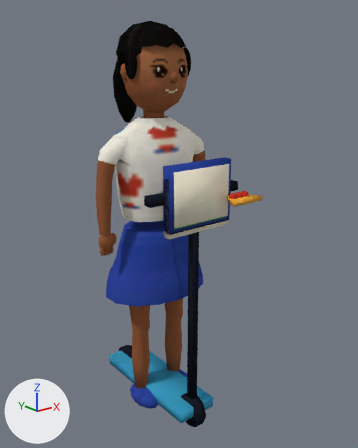
Two versions of the Blender file assets/maya/maya.blend, one commit apart.
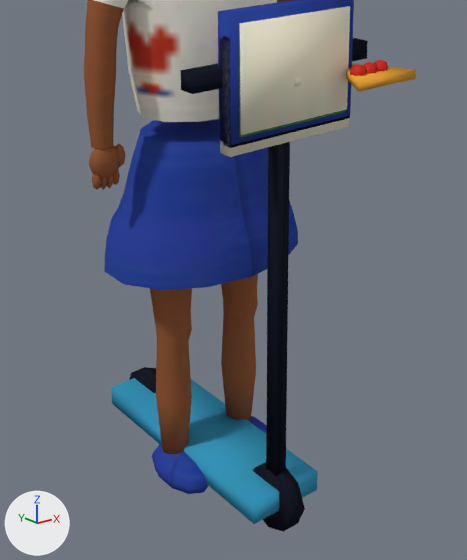
There are two pictures of each version: one whole from a 50 mm camera at (-0.991, -1.373, 1.244) aimed at (0.058, -0.062, 0.72), one close up on the part from 15% to 80% of the width and 36% to 99% of the height. Arrows for +X, +Y and +Z are at lower left; the lights stay in place. The last two pictures show the newer version.

In view in the first close-up: 'Maya'.
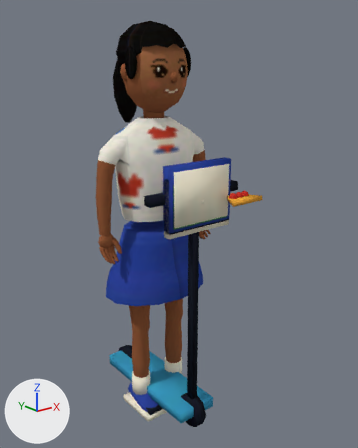
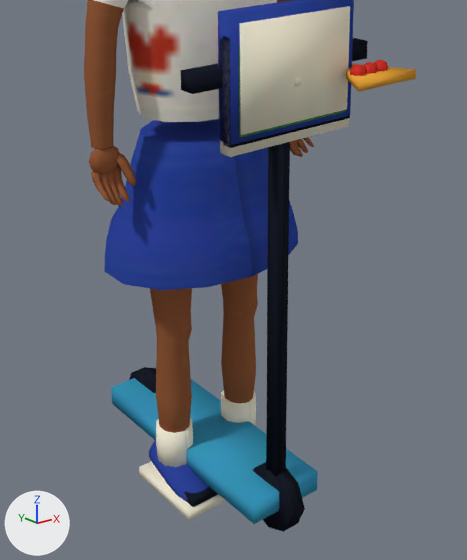
Changed parts and their boxes [x1, y1, x2, y2] in the close-ups (467 x 560 px; the box of a moved part takes in the faces that stretch with it):
part 1 of me_maya_seamless_shirt_shoulders_arms, added
    after: [139, 461, 226, 520]
part 2 of me_maya_seamless_shirt_shoulders_arms, added
    after: [184, 486, 218, 507]
part 3 of me_maya_seamless_shirt_shoulders_arms, rebuilt (not visible afterwards)
    before: [249, 416, 267, 433]
part 4 of me_maya_seamless_shirt_shoulders_arms, rebuilt (7% wider, 19% taller)
    before: [152, 442, 208, 494]
    after: [149, 441, 209, 503]
part 5 of me_maya_seamless_shirt_shoulders_arms, moved or reshaped
    before: [89, 144, 126, 190]
    after: [91, 153, 136, 206]
part 6 of me_maya_seamless_shirt_shoulders_arms, moved or reshaped (not visible before)
    after: [290, 137, 314, 157]
part 7 of me_maya_seamless_shirt_shoulders_arms, added
    after: [156, 391, 256, 467]

Edits to the bpy script that builds the scene:
```text
Change me_maya_seamless_shirt_shoulders_arms:
    used by ob_maya; location = (0.0, 0.0, 0.0)
    remove me_maya_seamless_shirt_shoulders_arms.from_pydata(...)  # 1467 vertices, 1454 faces; spans x -0.234..0.234, y -0.322..0.27, z 0.0..1.39
    add me_maya_seamless_shirt_shoulders_arms.from_pydata(...)  # 1791 vertices, 1642 faces; spans x -0.234..0.234, y -0.322..0.27, z 0.0..1.39
    me_maya_seamless_shirt_shoulders_arms part 1: a new loose piece, a box spanning x -0.121..-0.035, y -0.104..0.064, z 0.0..0.02, in mat_mayaskin (picture img_maya_skin)
    me_maya_seamless_shirt_shoulders_arms part 2: a new loose piece, a box spanning x -0.109..-0.047, y -0.102..-0.062, z 0.022..0.038, in mat_mayaskin (picture img_maya_skin)
    me_maya_seamless_shirt_shoulders_arms part 3: the loose piece of 52 vertices spanning x 0.032..0.124, y -0.104..0.056, z 0.017..0.087 is rebuilt with 70 vertices and now spans x 0.04..0.116, y -0.1..0.052, z 0.014..0.087
    me_maya_seamless_shirt_shoulders_arms part 4: the loose piece of 52 vertices spanning x -0.124..-0.032, y -0.104..0.056, z 0.017..0.087 is rebuilt with 70 vertices and now spans x -0.116..-0.04, y -0.1..0.052, z 0.014..0.087
    me_maya_seamless_shirt_shoulders_arms part 5: 152 vertices removed from x -0.234..-0.171, y -0.023..0.011, z 0.646..0.729; 198 vertices added at x -0.232..-0.167, y -0.048..0.003, z 0.626..0.704
    me_maya_seamless_shirt_shoulders_arms part 6: 152 vertices removed from x 0.171..0.234, y -0.023..0.011, z 0.646..0.729; 198 vertices added at x 0.167..0.232, y -0.048..0.003, z 0.626..0.704
    me_maya_seamless_shirt_shoulders_arms part 7: 60 vertices added at x -0.113..0.113, y -0.037..0.037, z 0.062..0.135
    other edits to the shape of me_maya_seamless_shirt_shoulders_arms do not show in these pictures
```
